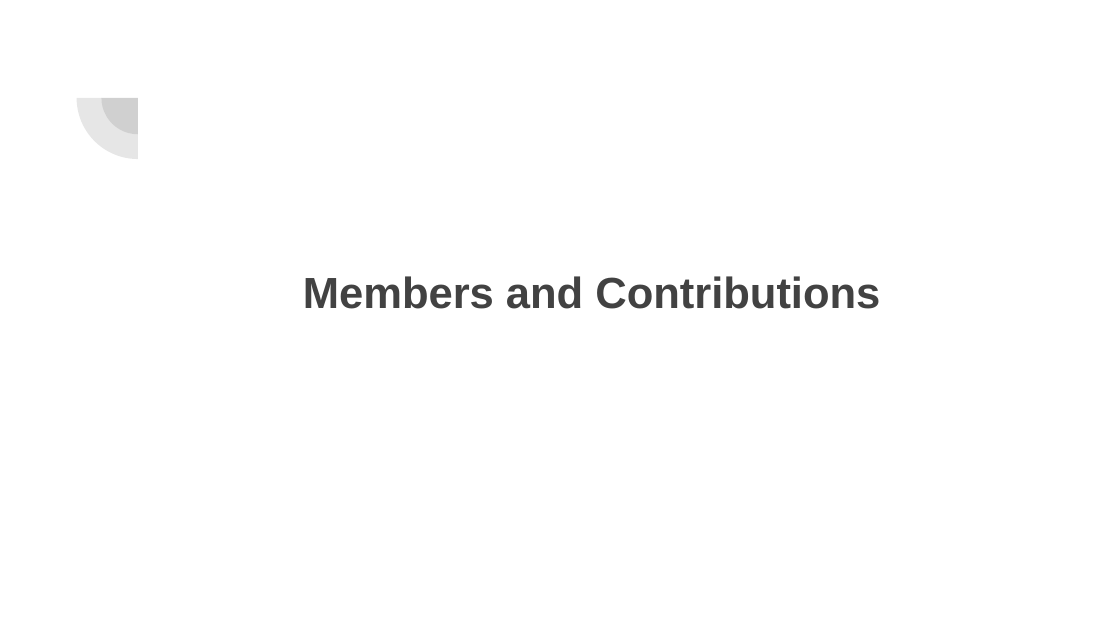
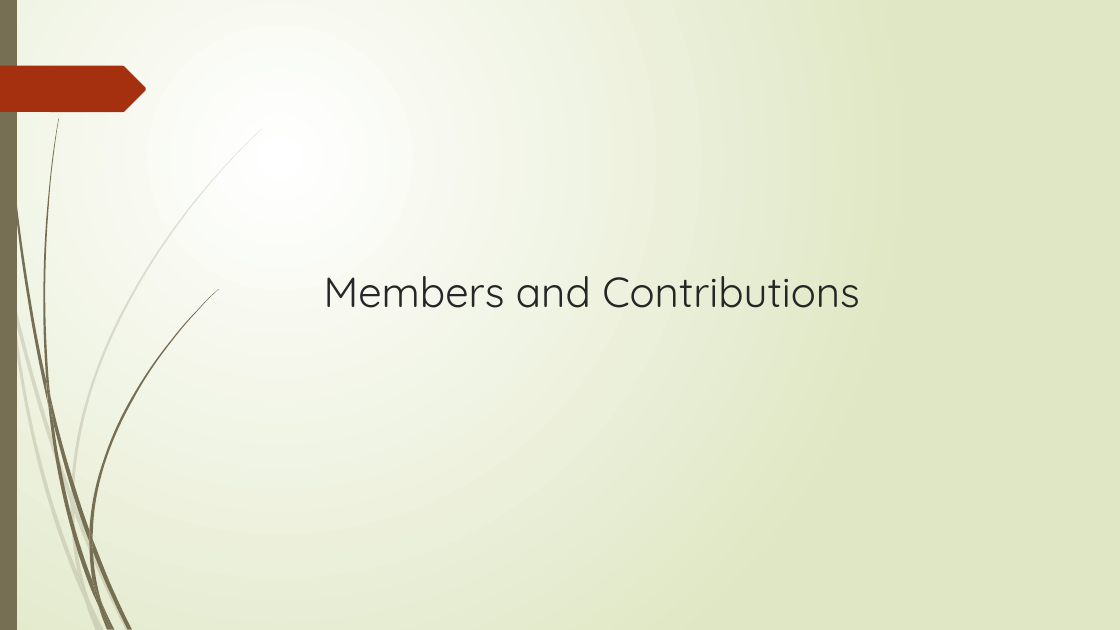
Before and after one commit to a23patel/Rice-Datathon-2023, a slide deck: slide 18 of Beginners Track Challenge.pptx. Drawn at 1120x630 pixels with LibreOffice and Linux fonts; fonts in the diff are those of the drawing. Boxes give left, top, right and bottom in pixels: in the first picture for what was removed or moved away, otherwise in the second. Text is boxed around its words. In the diff, an @@ line names an element or a change of style, - is before the commit and + after.

```diff
--- a/Beginners Track Challenge.pptx
+++ b/Beginners Track Challenge.pptx
@@ background #FFFFFF to gradient #FFFFFF to #DFE8C4 @@
@@ rectangle added at <box>0,0,17,629</box>, fill #766F54 @@
@@ pie slice (boxed as its full ellipse) removed at <box>76,37,198,159</box> @@
@@ freeform shape added at <box>0,66,146,113</box>, fill #A53010 @@
@@ pie slice (boxed as its full ellipse) removed at <box>102,62,175,134</box> @@
@@ title "Members and Contributions" at <box>324,276,860,308</box>: size 28 to 27 pt, font Arial to Quicksand, text colour #424242 to #262626, bold off @@
@@ group added at <box>0,129,262,630</box>: 10 freeform shapes @@
@@ group added at <box>2,0,220,630</box>: 12 freeform shapes @@
```
Also in this commit, not shown: 22 other slides changed.
